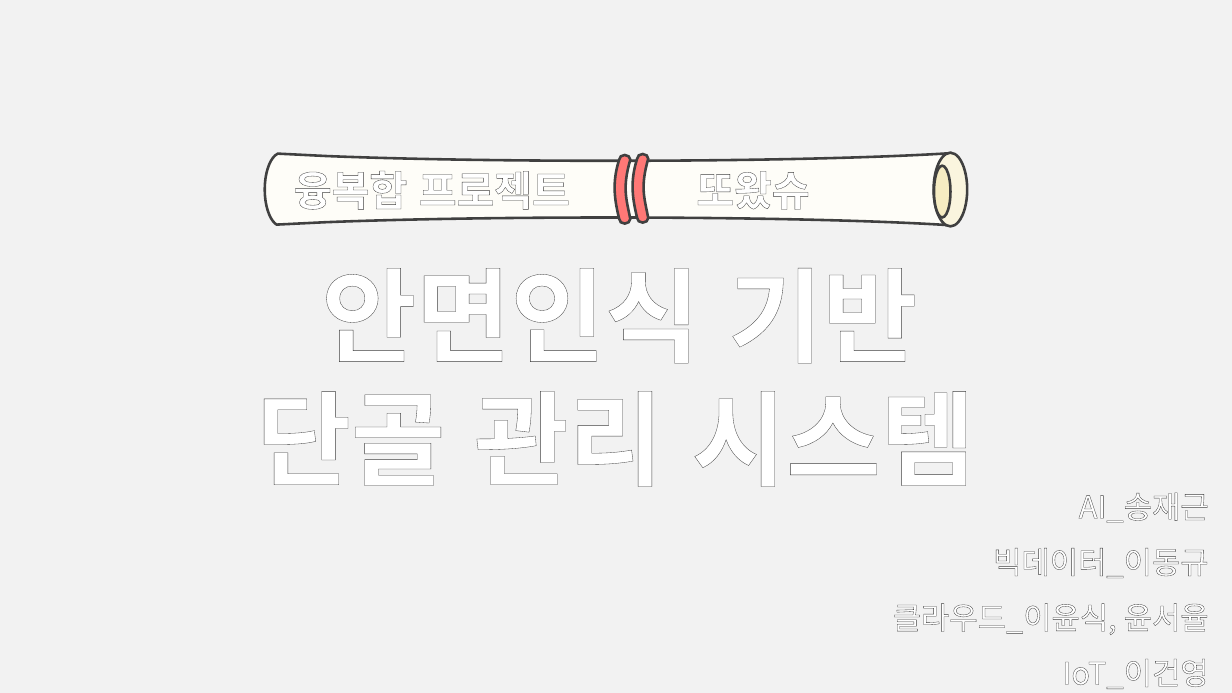
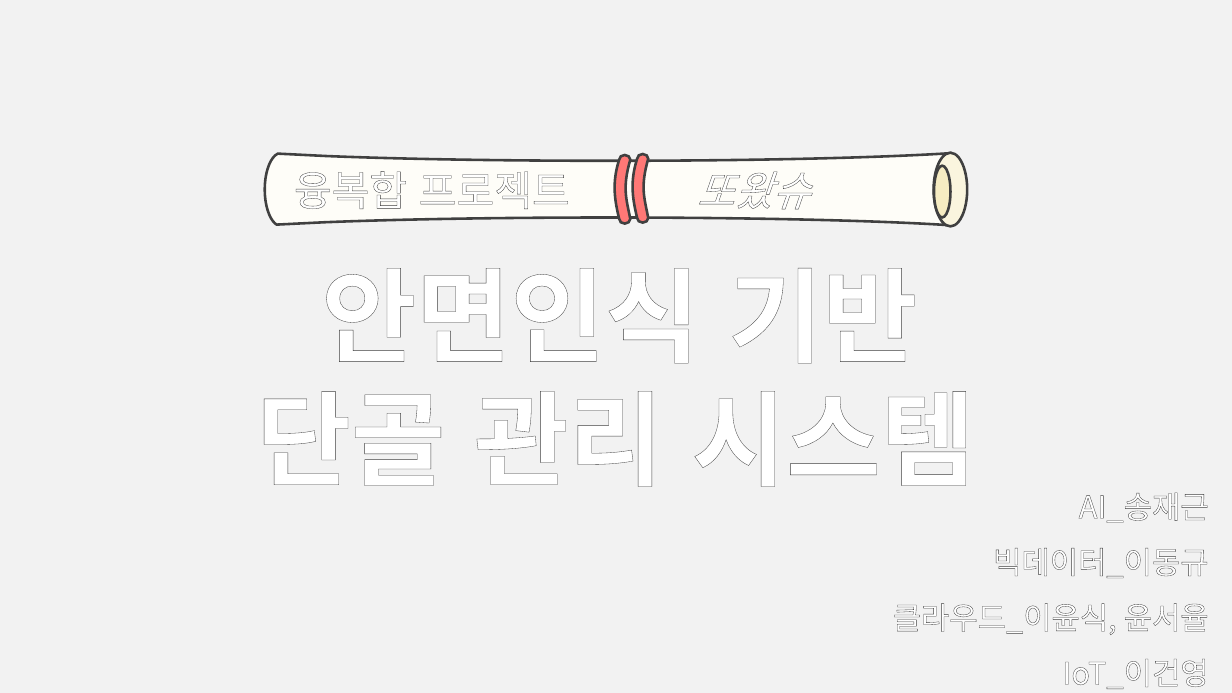
Before and after one commit to lee-dk/Final_Project, a slide deck: slide 1 of ppt/[융복합프로젝트]10조_또왓슈.pptx. Drawn at 1232x693 pixels with LibreOffice and Linux fonts; fonts in the diff are those of the drawing. Boxes give left, top, right and bottom in pixels: in the first picture for what was removed or moved away, otherwise in the second. Text is boxed around its words. In the diff, an @@ line names an element or a change of style, - is before the commit and + after.

```diff
--- a/ppt/[융복합프로젝트]10조_또왓슈.pptx
+++ b/ppt/[융복합프로젝트]10조_또왓슈.pptx
@@ freeform shape "융복합 프로젝트 또왔슈" at (264, 153, 950, 226): bold off; italic on in "또왔슈" @@
```
Also in this commit, not shown: 2 other slides changed, 13 slides added.
